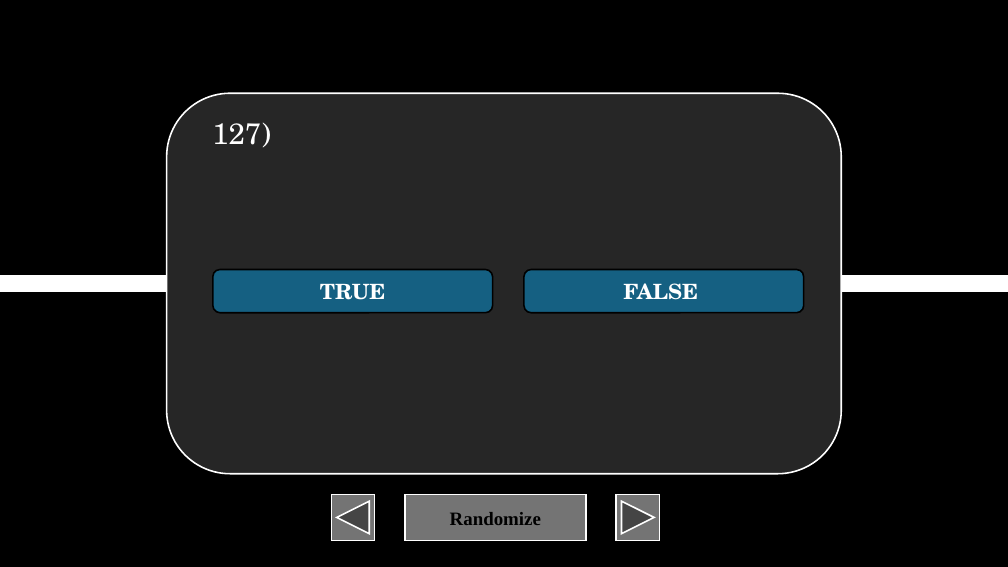
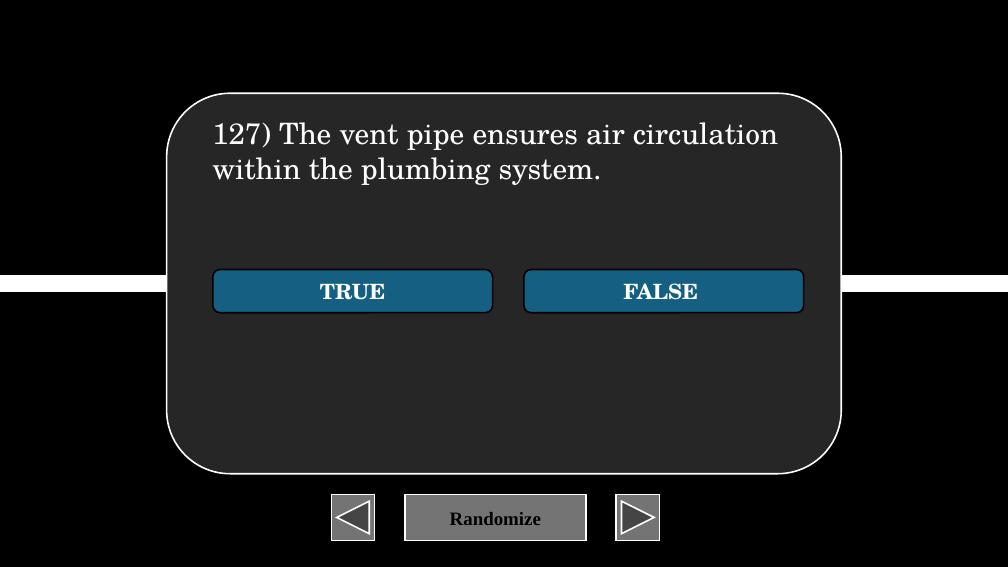
Before and after one commit to XIvanSolomonX/Archi-Reviewer, a slide deck: slide 128 of BulUti2.pptm. Drawn at 1008x567 pixels with LibreOffice and Linux fonts; fonts in the diff are those of the drawing. Boxes give left, top, right and bottom in pixels: in the first picture for what was removed or moved away, otherwise in the second. Text is boxed around its words. In the diff, an @@ line names an element or a change of style, - is before the commit and + after.

```diff
--- a/BulUti2.pptm
+++ b/BulUti2.pptm
@@ text at box(212, 122, 778, 185): text changed @@
-127)
+127) The vent pipe ensures air circulation within the plumbing system.
```
Also in this commit, not shown: 11 other slides changed, 57 slides added, 1 other file.
